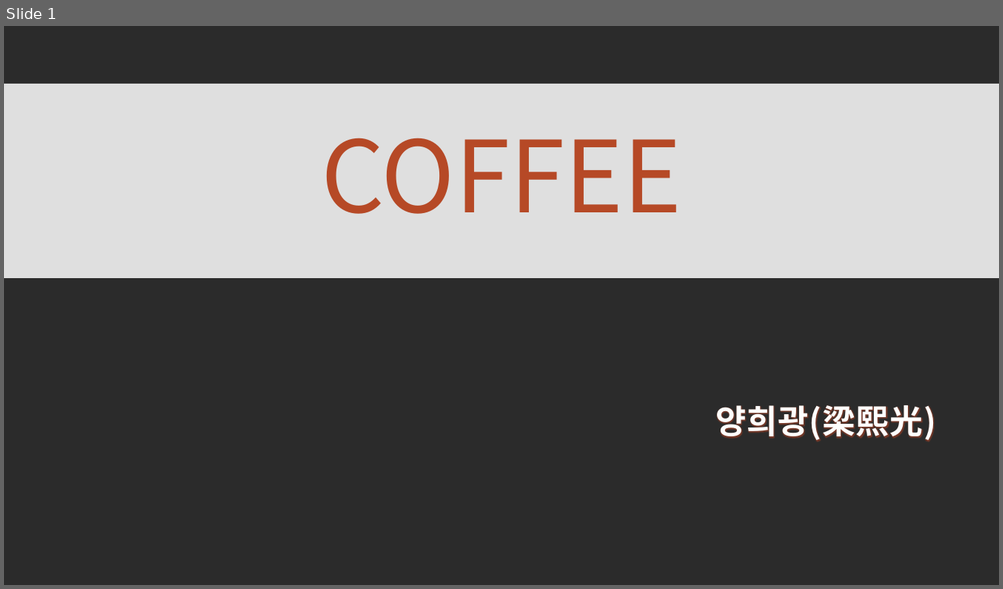
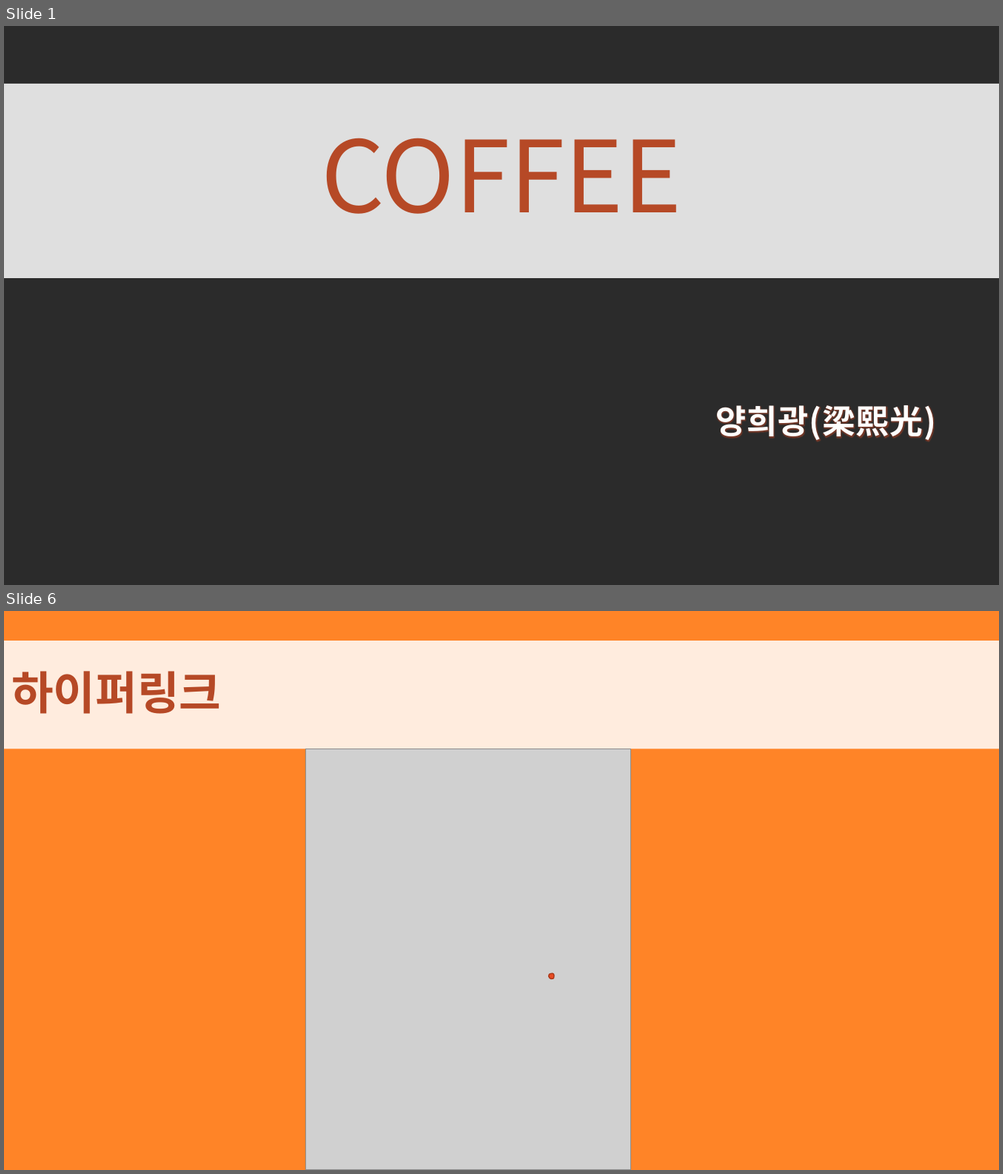
Before and after one commit to hwangeumyang/HRDEducation, a slide deck: 2021.08/실습.pptx. Shown one above the other, each under a label of ours: slide 1 before the commit, slides 1 and 6 after it; the slides between them are not shown. The pictures are 1003x589 and 1003x1174 pixels, drawn with LibreOffice and Linux fonts; fonts in the diff are those of the drawing; grey boxes stand for pictures; background and template pictures are left out; a plain dark background stands for a picture behind light text. Boxes give left, top, right and bottom in pixels: in the first picture for what was removed or moved away, otherwise in the second. Text is boxed around its words. In the diff, an @@ line names an element or a change of style, - is before the commit and + after.

```diff
--- a/2021.08/실습.pptx
+++ b/2021.08/실습.pptx
@@ slide 6 added at (4,611,999,1170), background #FF8427 @@
@@ title added at (4,641,999,749), fill #FFFFFF at 85% opacity, 44 pt, text #B64926, bold @@
+하이퍼링크
@@ picture added at (305,749,630,1170) @@
@@ freeform shape added at (549,974,554,980), fill #E84C22, outline #AC3819 1 pt @@
```
Also in this commit, not shown: 1 slide changed, 13 other slides added, 2 other files.
